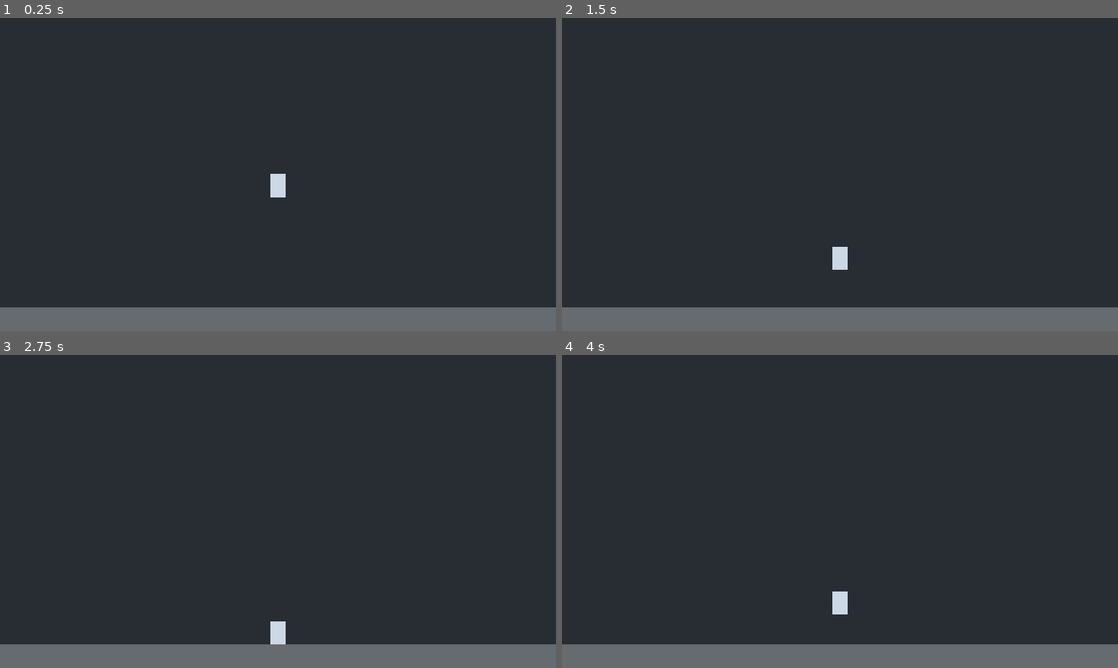
Above: before the commit, frames 1-4 (two rows, left to right).
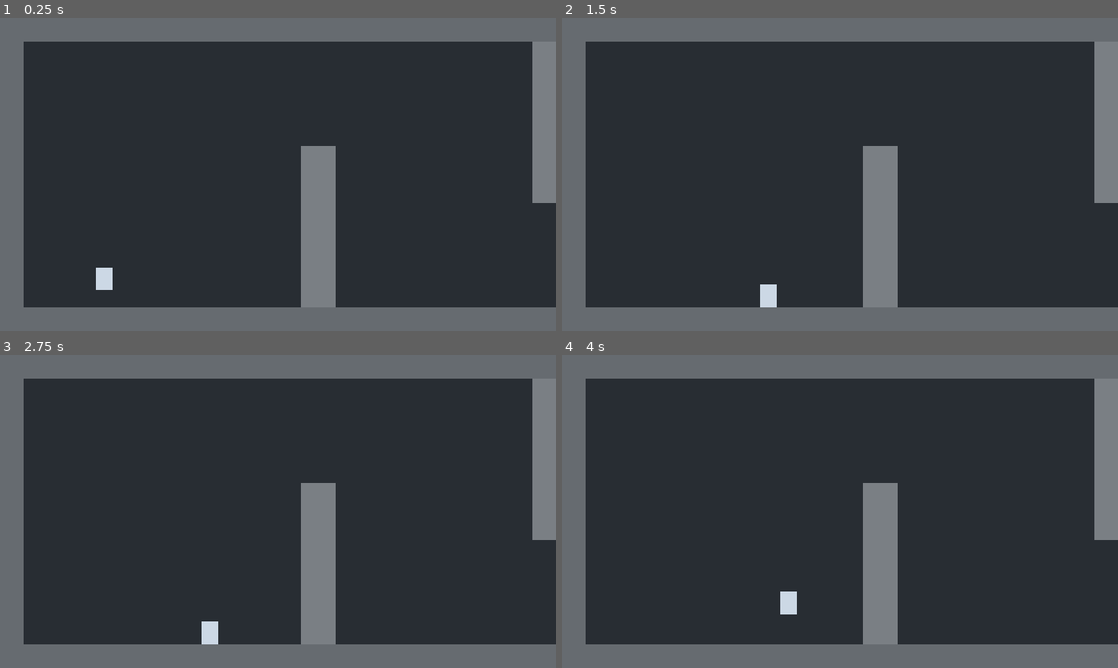
Above: after the commit, the same moments.

Repository: wahab-2002/surface-godot
Game: Godot game, scene res://scenes/main.tscn
Two runs of this game, one before a commit and one after it. Both use one fixed random seed, a clock stepped at 60 frames per second and the inputs below.
Inputs:
- Up to frame 1 (0.25 s): no input
- Up to frame 2 (1.5 s): hold D (move_right) 0.53-1.28 s; hold A (move_left) from 1.28 s (still down)
- Up to frame 3 (2.75 s): release A (move_left) at 2.03 s; hold D (move_right) from 2.03 s (still down)
- Up to frame 4 (4 s): release D (move_right) at 2.78 s; hold Space (swim_up) 2.78-3.53 s; hold A (move_left) from 3.53 s (still down)

The runs differ from the first frame. In frame 1, 17% of the frame differs, in the area x 0-100%, y 0-93%; in frame 2, 17%; in frame 3, 17%; in frame 4, 17%.

Commit message:
Prototype underwater player movement

Diff:
--- a/scenes/main.tscn
+++ b/scenes/main.tscn
@@ -1,60 +1,142 @@
-[gd_scene load_steps=4 format=3 uid="uid://qhavsmrb0pvs"]
+[gd_scene load_steps=5 format=3 uid="uid://qhavsmrb0pvs"]
 
 [ext_resource type="PackedScene" path="res://scenes/player.tscn" id="1_player"]
 
 [sub_resource type="RectangleShape2D" id="Rectangle_horizontal"]
-size = Vector2(1600, 40)
+size = Vector2(2040, 40)
 
 [sub_resource type="RectangleShape2D" id="Rectangle_vertical"]
-size = Vector2(40, 1000)
+size = Vector2(40, 540)
+
+[sub_resource type="RectangleShape2D" id="Rectangle_obstacle"]
+size = Vector2(60, 280)
 
 [node name="Main" type="Node2D" unique_id=2020150133]
 
 [node name="Background" type="Polygon2D" parent="."]
-polygon = PackedVector2Array(0, 0, 1600, 0, 1600, 1000, 0, 1000)
+polygon = PackedVector2Array(0, 0, 2040, 0, 2040, 540, 0, 540)
 color = Color(0.16, 0.18, 0.2, 1)
 
 [node name="Boundaries" type="StaticBody2D" parent="."]
 
 [node name="FloorCollision" type="CollisionShape2D" parent="Boundaries"]
-position = Vector2(800, 980)
+position = Vector2(1020, 520)
 shape = SubResource("Rectangle_horizontal")
 
 [node name="FloorVisual" type="Polygon2D" parent="Boundaries"]
-polygon = PackedVector2Array(0, 960, 1600, 960, 1600, 1000, 0, 1000)
+polygon = PackedVector2Array(0, 500, 2040, 500, 2040, 540, 0, 540)
 color = Color(0.4, 0.42, 0.44, 1)
 
 [node name="CeilingCollision" type="CollisionShape2D" parent="Boundaries"]
-position = Vector2(800, 20)
+position = Vector2(1020, 20)
 shape = SubResource("Rectangle_horizontal")
 
 [node name="CeilingVisual" type="Polygon2D" parent="Boundaries"]
-polygon = PackedVector2Array(0, 0, 1600, 0, 1600, 40, 0, 40)
+polygon = PackedVector2Array(0, 0, 2040, 0, 2040, 40, 0, 40)
 color = Color(0.4, 0.42, 0.44, 1)
 
 [node name="LeftCollision" type="CollisionShape2D" parent="Boundaries"]
-position = Vector2(20, 500)
+position = Vector2(20, 270)
 shape = SubResource("Rectangle_vertical")
 
 [node name="LeftVisual" type="Polygon2D" parent="Boundaries"]
-polygon = PackedVector2Array(0, 0, 40, 0, 40, 1000, 0, 1000)
+polygon = PackedVector2Array(0, 0, 40, 0, 40, 540, 0, 540)
 color = Color(0.4, 0.42, 0.44, 1)
 
 [node name="RightCollision" type="CollisionShape2D" parent="Boundaries"]
-position = Vector2(1580, 500)
+position = Vector2(2020, 270)
 shape = SubResource("Rectangle_vertical")
 
 [node name="RightVisual" type="Polygon2D" parent="Boundaries"]
-polygon = PackedVector2Array(1560, 0, 1600, 0, 1600, 1000, 1560, 1000)
+polygon = PackedVector2Array(2000, 0, 2040, 0, 2040, 540, 2000, 540)
 color = Color(0.4, 0.42, 0.44, 1)
 
+[node name="FirstRise" type="StaticBody2D" parent="."]
+position = Vector2(520, 220)
+
+[node name="CollisionShape2D" type="CollisionShape2D" parent="FirstRise"]
+position = Vector2(30, 140)
+shape = SubResource("Rectangle_obstacle")
+
+[node name="Visual" type="Polygon2D" parent="FirstRise"]
+polygon = PackedVector2Array(0, 0, 60, 0, 60, 280, 0, 280)
+color = Color(0.48, 0.5, 0.52, 1)
+
+[node name="FirstSink" type="StaticBody2D" parent="."]
+position = Vector2(920, 40)
+
+[node name="CollisionShape2D" type="CollisionShape2D" parent="FirstSink"]
+position = Vector2(30, 140)
+shape = SubResource("Rectangle_obstacle")
+
+[node name="Visual" type="Polygon2D" parent="FirstSink"]
+polygon = PackedVector2Array(0, 0, 60, 0, 60, 280, 0, 280)
+color = Color(0.48, 0.5, 0.52, 1)
+
+[node name="AlternatingRise" type="StaticBody2D" parent="."]
+position = Vector2(1280, 220)
+
+[node name="CollisionShape2D" type="CollisionShape2D" parent="AlternatingRise"]
+position = Vector2(30, 140)
+shape = SubResource("Rectangle_obstacle")
+
+[node name="Visual" type="Polygon2D" parent="AlternatingRise"]
+polygon = PackedVector2Array(0, 0, 60, 0, 60, 280, 0, 280)
+color = Color(0.48, 0.5, 0.52, 1)
+
+[node name="AlternatingSink" type="StaticBody2D" parent="."]
+position = Vector2(1600, 40)
+
+[node name="CollisionShape2D" type="CollisionShape2D" parent="AlternatingSink"]
+position = Vector2(30, 140)
+shape = SubResource("Rectangle_obstacle")
+
+[node name="Visual" type="Polygon2D" parent="AlternatingSink"]
+polygon = PackedVector2Array(0, 0, 60, 0, 60, 280, 0, 280)
+color = Color(0.48, 0.5, 0.52, 1)
+
+[node name="FinishMarker" type="Node2D" parent="."]
+position = Vector2(1860, 500)
+
+[node name="Pole" type="Polygon2D" parent="FinishMarker"]
+polygon = PackedVector2Array(-3, -160, 3, -160, 3, 0, -3, 0)
+color = Color(0.8, 0.82, 0.84, 1)
+
+[node name="Base" type="Polygon2D" parent="FinishMarker"]
+polygon = PackedVector2Array(-28, -8, 28, -8, 28, 0, -28, 0)
+color = Color(0.8, 0.82, 0.84, 1)
+
+[node name="FlagSquare00" type="Polygon2D" parent="FinishMarker"]
+polygon = PackedVector2Array(3, -160, 23, -160, 23, -140, 3, -140)
+color = Color(0.9, 0.9, 0.9, 1)
+
+[node name="FlagSquare01" type="Polygon2D" parent="FinishMarker"]
+polygon = PackedVector2Array(23, -160, 43, -160, 43, -140, 23, -140)
+color = Color(0.28, 0.28, 0.28, 1)
+
+[node name="FlagSquare02" type="Polygon2D" parent="FinishMarker"]
+polygon = PackedVector2Array(43, -160, 63, -160, 63, -140, 43, -140)
+color = Color(0.9, 0.9, 0.9, 1)
+
+[node name="FlagSquare10" type="Polygon2D" parent="FinishMarker"]
+polygon = PackedVector2Array(3, -140, 23, -140, 23, -120, 3, -120)
+color = Color(0.28, 0.28, 0.28, 1)
+
+[node name="FlagSquare11" type="Polygon2D" parent="FinishMarker"]
+polygon = PackedVector2Array(23, -140, 43, -140, 43, -120, 23, -120)
+color = Color(0.9, 0.9, 0.9, 1)
+
+[node name="FlagSquare12" type="Polygon2D" parent="FinishMarker"]
+polygon = PackedVector2Array(43, -140, 63, -140, 63, -120, 43, -120)
+color = Color(0.28, 0.28, 0.28, 1)
+
 [node name="Player" parent="." instance=ExtResource("1_player")]
-position = Vector2(800, 740)
+position = Vector2(180, 440)
 
 [node name="Camera2D" parent="Player" index="2"]
 limit_left = 0
 limit_top = 0
-limit_right = 1600
-limit_bottom = 1000
+limit_right = 2040
+limit_bottom = 540
 
 [editable path="Player"]
